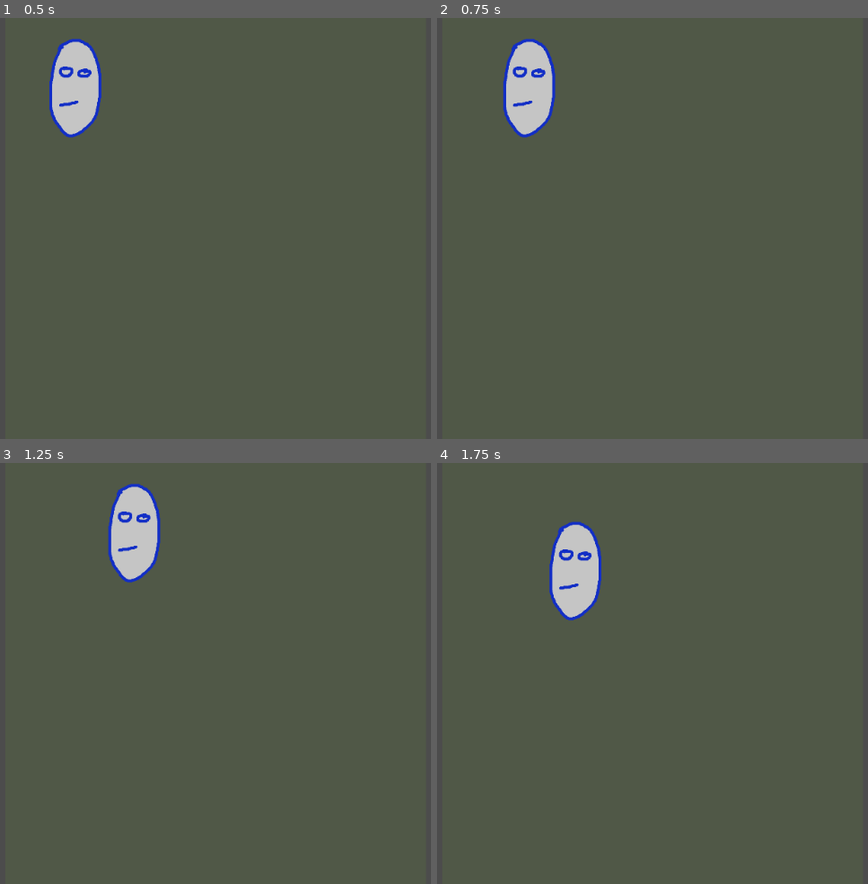
Above: before the commit, frames 1-4 (two rows, left to right).
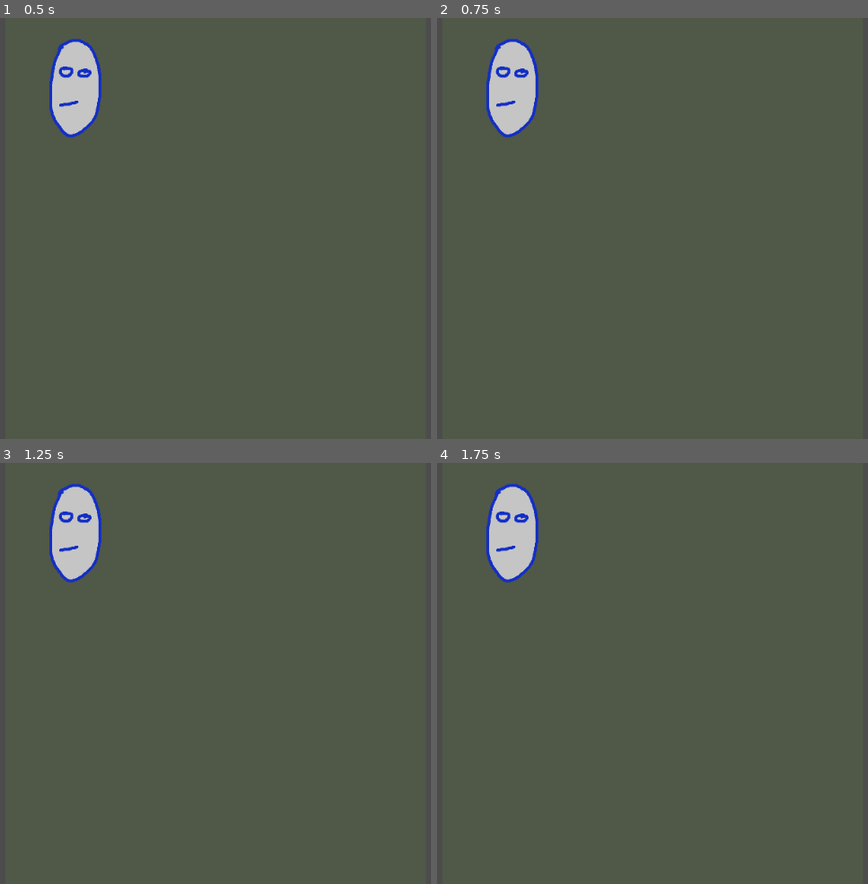
Above: after the commit, the same moments.

Repository: Humberd/the_game
Game: Godot game, scene res://main_scene.tscn
Same seed, same stepped clock (60 frames per second), same inputs: the game is played once before the commit and once after it.
Inputs:
- Up to frame 1 (0.5 s): no input
- Up to frame 2 (0.75 s): tap Enter at 0.5 s; hold D (right) from 0.53 s (still down)
- Up to frame 3 (1.25 s): keep holding D (right)
- Up to frame 4 (1.75 s): release D (right) at 1.28 s; hold S (down) from 1.28 s (still down)

Frame 1 is identical in both runs. In frame 2, 2.3% of the frame differs, in the area x 11-28%, y 4-29%; in frame 3, 4.6%, in the area x 11-38%, y 4-29%; in frame 4, 4.6%.

Commit message:
We can now distinguish between different directions

Diff:
--- a/client/project.godot
+++ b/client/project.godot
@@ -30,6 +30,11 @@
 run/main_scene="res://main_scene.tscn"
 config/icon="res://icon.png"
 
+[autoload]
+
+UdpClient="*res://scripts/global/udp_client.gd"
+ActionSender="*res://scripts/global/action_sender.gd"
+
 [input]
 
 up={
--- /dev/null
+++ b/client/scripts/global/action_sender.gd
@@ -0,0 +1,7 @@
+extends Node2D
+
+var POSITION_CHANGE = 0x10
+
+func sendPositionChange(mask: int):
+
+	UdpClient.sendRaw([0x69, 0x69, 0x69, 0x00, POSITION_CHANGE, mask])
--- /dev/null
+++ b/client/scripts/global/udp_client.gd
@@ -0,0 +1,22 @@
+extends Node
+
+# Declare member variables here. Examples:
+# var a = 2
+# var b = "text"
+
+var udp: PacketPeerUDP;
+
+
+# Called when the node enters the scene tree for the first time.
+func _ready():
+	udp = PacketPeerUDP.new();
+	udp.set_dest_address("127.0.0.1", 4445)
+
+func sendString(data: String):
+	udp.put_packet(data.to_ascii());
+
+func sendVariant(data):
+	udp.put_var(data, true)
+
+func sendRaw(data: PoolByteArray):
+	udp.put_packet(data)
--- a/client/scripts/player_controller.gd
+++ b/client/scripts/player_controller.gd
@@ -8,20 +8,20 @@
 
 func _physics_process(delta):
 
-	translate(getInput())
-	pass;
+	var mask = getInput()
+	if mask != 0:
+		ActionSender.sendPositionChange(mask)
 
-func getInput() -> Vector2:
-	var velocity = Vector2();
-	var speed = 2;
+func getInput() -> int:
+	var mask = 0;
 
 	if Input.is_action_pressed("up"):
-		velocity.y -= 1;
+		mask = mask | 0x01
 	if Input.is_action_pressed("down"):
-		velocity.y += 1;
+		mask = mask | 0x04
 	if Input.is_action_pressed("right"):
-		velocity.x += 1;
+		mask = mask | 0x02
 	if Input.is_action_pressed("left"):
-		velocity.x -= 1;
+		mask = mask | 0x08
 
-	return velocity * speed;
+	return mask;
Not shown, changed: server/build.gradle.kts
Not shown, changed: server/src/main/kotlin/Main.kt
Not shown, added: server/src/main/kotlin/core/GameActionHandler.kt
Not shown, added: server/src/main/kotlin/core/types/Direction.kt
Not shown, added: server/src/main/kotlin/infrastructure/UdpPacketHandler.kt
Not shown, added: server/src/main/kotlin/infrastructure/UdpServer.kt
Not shown, added: server/src/main/kotlin/infrastructure/ingress/IngressPacket.kt
